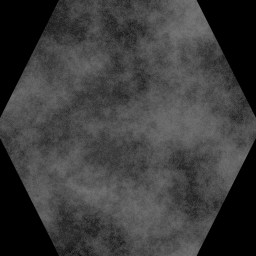
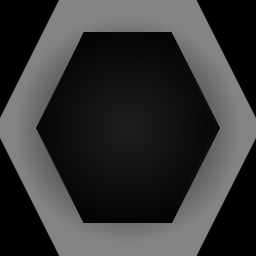
Before/after of a 256x256 layered artwork. What changed in the layer stack:
hid "Warstwa. kopia" over bbox(0, 0, 256, 256)
showed "Warstwa", painted on it over bbox(0, 0, 256, 256)
